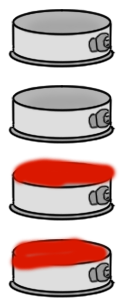
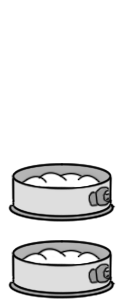
Before/after of a 124×308 layered artwork. What changed in the layer stack:
removed layer "Ebene 1" over left=7, top=155, right=119, bottom=274
removed layer "Bild" over left=8, top=8, right=116, bottom=68
added group "wolke Bild3 Kopie" with 8 layers above "wolke Bild3" over left=11, top=247, right=108, bottom=288
added layer "wolke4" (1st of 4, in "wolke Bild3 Kopie") in group "wolke Bild3 Kopie" over left=11, top=252, right=48, bottom=279
added layer "wolke4" (2nd of 4, in "wolke Bild3 Kopie") in group "wolke Bild3 Kopie" over left=12, top=252, right=57, bottom=283
added layer "wolke3" (2nd of 4, in "wolke Bild3 Kopie") in group "wolke Bild3 Kopie" over left=27, top=248, right=78, bottom=288
added layer "wolke2" (2nd of 4, in "wolke Bild3 Kopie") in group "wolke Bild3 Kopie" over left=46, top=248, right=94, bottom=277
added layer "wolke1" (2nd of 4, in "wolke Bild3 Kopie") in group "wolke Bild3 Kopie" over left=70, top=250, right=108, bottom=282
added group "wolke Bild3" with 8 layers above "Bild Kopie 6" over left=11, top=171, right=108, bottom=211
added layer "wolke4" (4th of 4, in "wolke Bild3") in group "wolke Bild3" over left=12, top=175, right=57, bottom=206
added layer "wolke3" (4th of 4, in "wolke Bild3") in group "wolke Bild3" over left=27, top=171, right=78, bottom=211
added layer "wolke2" (4th of 4, in "wolke Bild3") in group "wolke Bild3" over left=46, top=171, right=94, bottom=200
added layer "wolke1" (4th of 4, in "wolke Bild3") in group "wolke Bild3" over left=70, top=173, right=108, bottom=205
added layer "Bild Kopie 6" above "Bild Kopie 5" over left=8, top=240, right=116, bottom=299
renamed "Bild Kopie 2" to "Bild Kopie 5", moved it above "Bild Kopie 4", painted on it over left=8, top=161, right=116, bottom=222
renamed "Bild Kopie" to "Bild Kopie 4", opacity 100% → 0%, painted on it over left=8, top=85, right=116, bottom=144
"Bild Kopie 3": opacity 100% → 0%, painted on it over left=8, top=9, right=116, bottom=299
…and 7 more changes (7 added)
